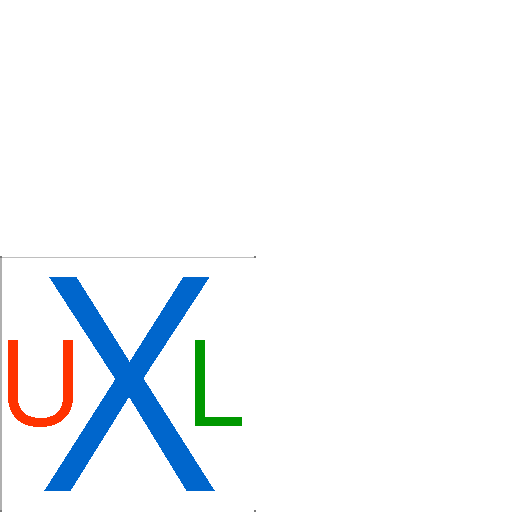
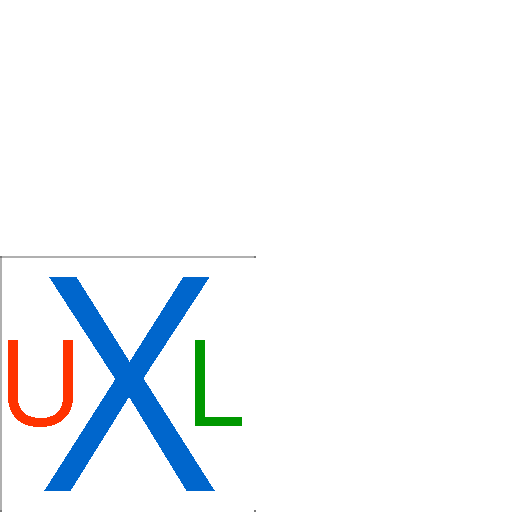
Comparing the layer stacks of the two 512px x 512px images. Changes:
showed "Outside top border", moved it above "Inside top border", painted on it, unmasked it over 2, 256, 254, 257
painted on "Inside top border" over 2, 257, 254, 258
